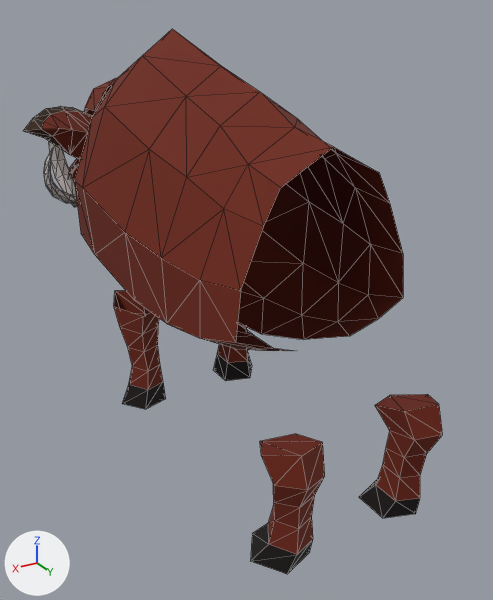
The FBX model Assets/Game/Art/Characters/JabaliPetit/JabaliPetit_model.fbx: old version first, new version second.
The view is the same before and after, from a 50 mm camera at (0.874, 1.47, 1.169) aimed at (-0.099, -0.152, 0.358). Arrows for +X, +Y and +Z are at lower left; the lights stay in place. Mesh edges are drawn as thin lines. Where no turn or scale is listed for an object, it has been applied to the vertices.
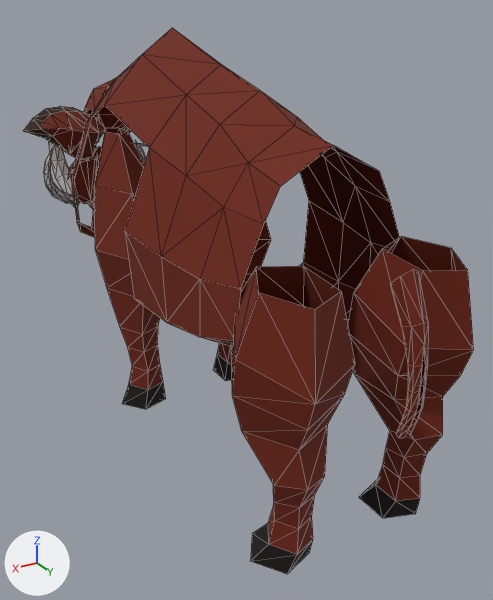
Changed parts and their boxes (x1, y1, x2, y2) in the pictures (493 x 600 px):
'Cylinder001', reshaped (7% wider): before (23, 29, 443, 574); after (23, 28, 474, 574)
part 1 of me_mesh, added (brown): after (390, 269, 428, 438)
part 2 of me_mesh, built on: before (74, 81, 343, 334); after (71, 79, 343, 334)
part 3 of me_mesh, built on: before (260, 394, 443, 490); after (231, 236, 474, 490)

What changed in the scene script:
```text
Change me_mesh:
    used by ob_cylinder001; location = (0.0, 0.0, 0.0)
    remove me_mesh.from_pydata(...)  # 525 vertices, 874 faces; spans x -0.39..0.39, y -1.29..0.57, z 0.0..1.11
    add me_mesh.from_pydata(...)  # 650 vertices, 1066 faces; spans x -0.39..0.39, y -1.29..0.66, z 0.0..1.11
    me_mesh part 1: a new loose piece of 54 vertices spanning x -0.02..0.02, y 0.57..0.66, z 0.37..0.72, in mat_01___default (brown #6c1c00)
    me_mesh part 2
    24 vertices are removed from x -0.3..0.3, y -0.56..-0.11, z 0.33..0.86
    56 faces are deleted
    65 vertices are added at x -0.28..0.28, y -0.63..-0.11, z 0.39..1.03
    118 new faces join them, mat_01___default (brown #6c1c00)
    me_mesh part 3
    8 vertices are removed from x -0.24..0.24, y 0.42..0.55, z 0.29..0.34
    24 faces are deleted
    2 vertices move from x -0.19..0.19, y 0.39, z 0.28 to x -0.2..0.2, y 0.31, z 0.35
    38 vertices are added at x -0.29..0.29, y 0.29..0.61, z 0.35..0.69
    78 new faces join them, mat_01___default (brown #6c1c00)
```
